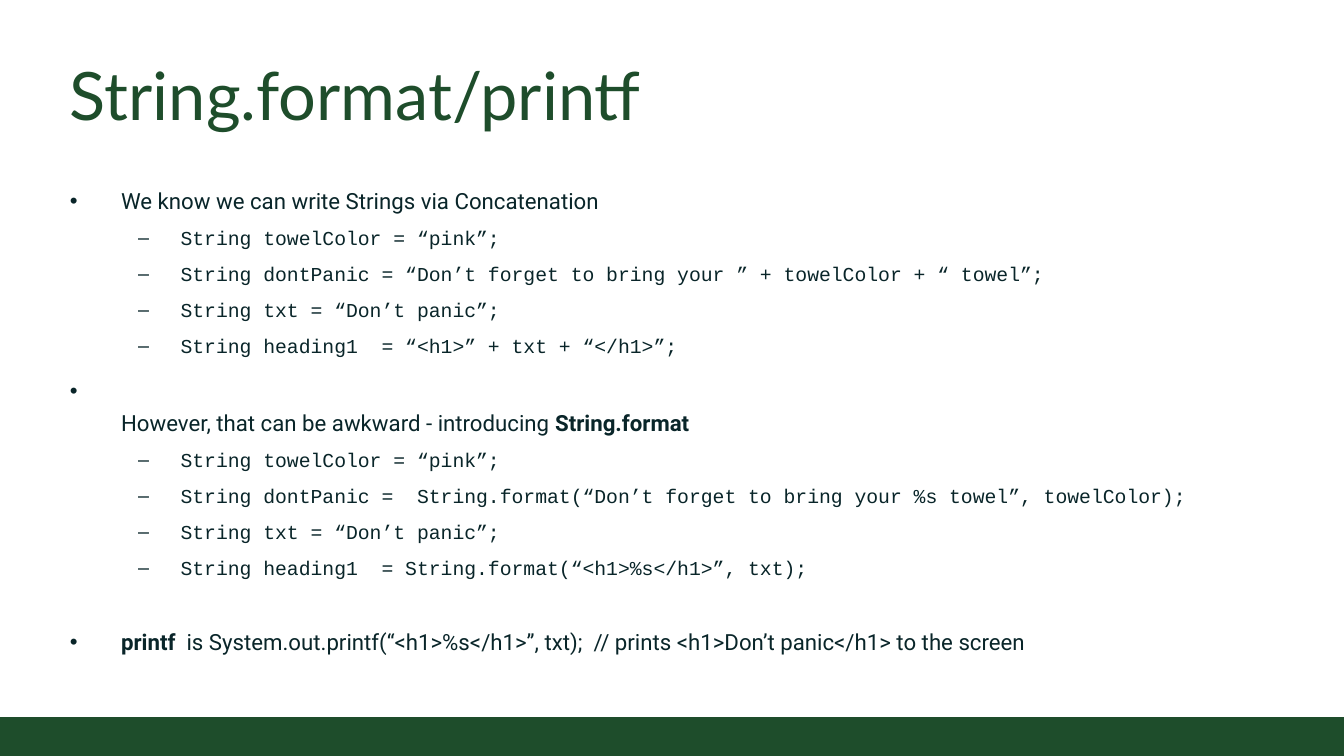
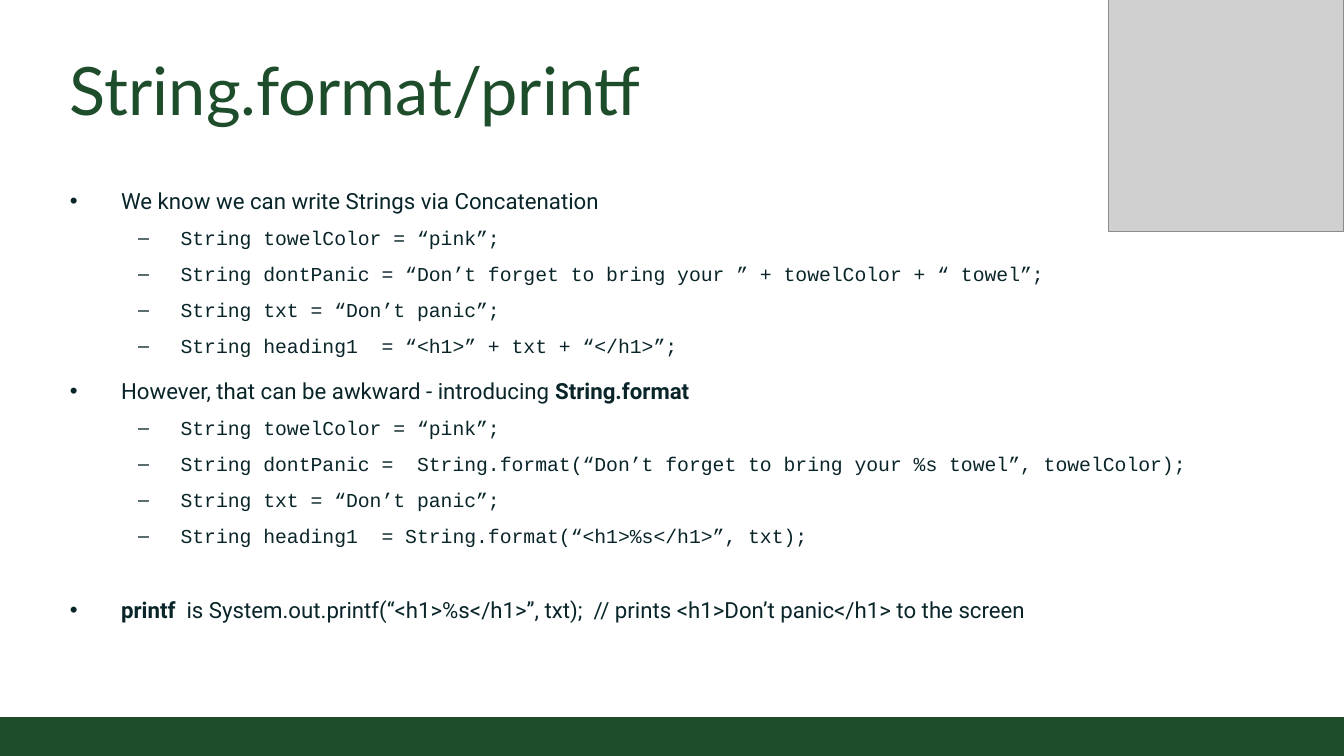
Before and after one commit to CSU-CompSci-CS163-4/Handouts, a slide deck: slide 14 of slides/On-Campus/02_03_CharactersAndStrings.pptx (slide 11 before the commit). Drawn at 1344x756 pixels with LibreOffice and Linux fonts; fonts in the diff are those of the drawing; grey boxes stand for pictures; background and template pictures are left out. Boxes give left, top, right and bottom in pixels: in the first picture for what was removed or moved away, otherwise in the second. Text is boxed around its words. In the diff, an @@ line names an element or a change of style, - is before the commit and + after.

```diff
--- a/slides/On-Campus/02_03_CharactersAndStrings.pptx
+++ b/slides/On-Campus/02_03_CharactersAndStrings.pptx
@@ picture added at (1108,0,1344,231) @@
@@ title "String.format/printf": place and size @@
-title "String.format/printf" at (70,71,641,132)
+title "String.format/printf" at (70,66,641,127)
@@ text "We know we can write ..." rewrapped from (121,192,1186,655) to (121,192,1186,623) @@
```
Also in this commit, not shown: 3 other slides changed, 4 slides added.
